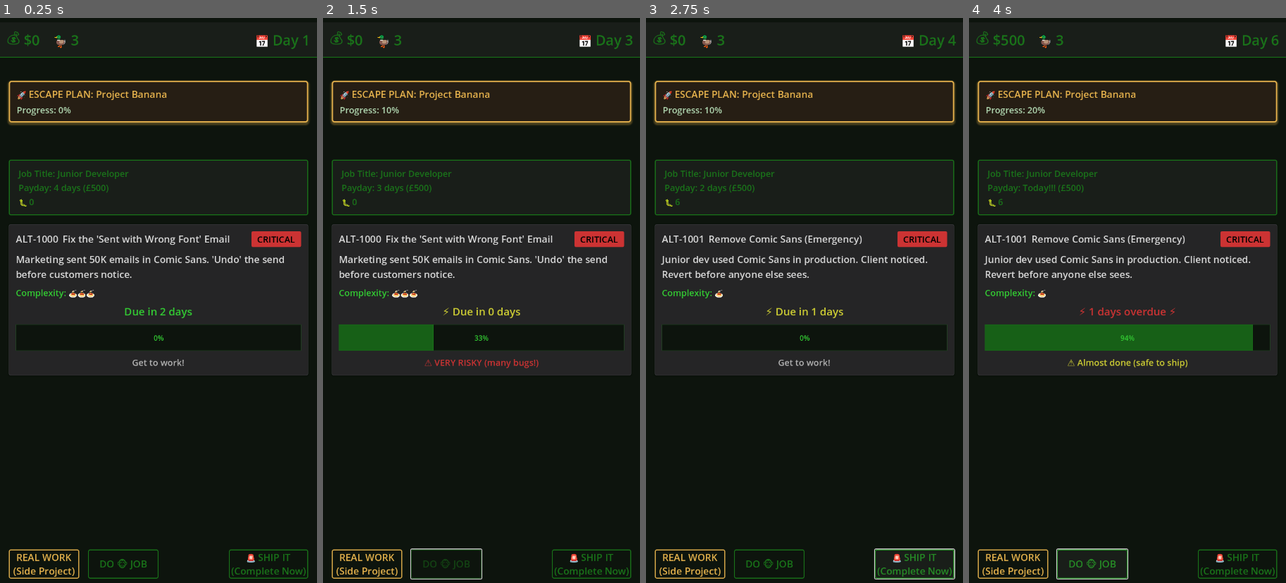
Above: before the commit, frames 1-4 (left to right).
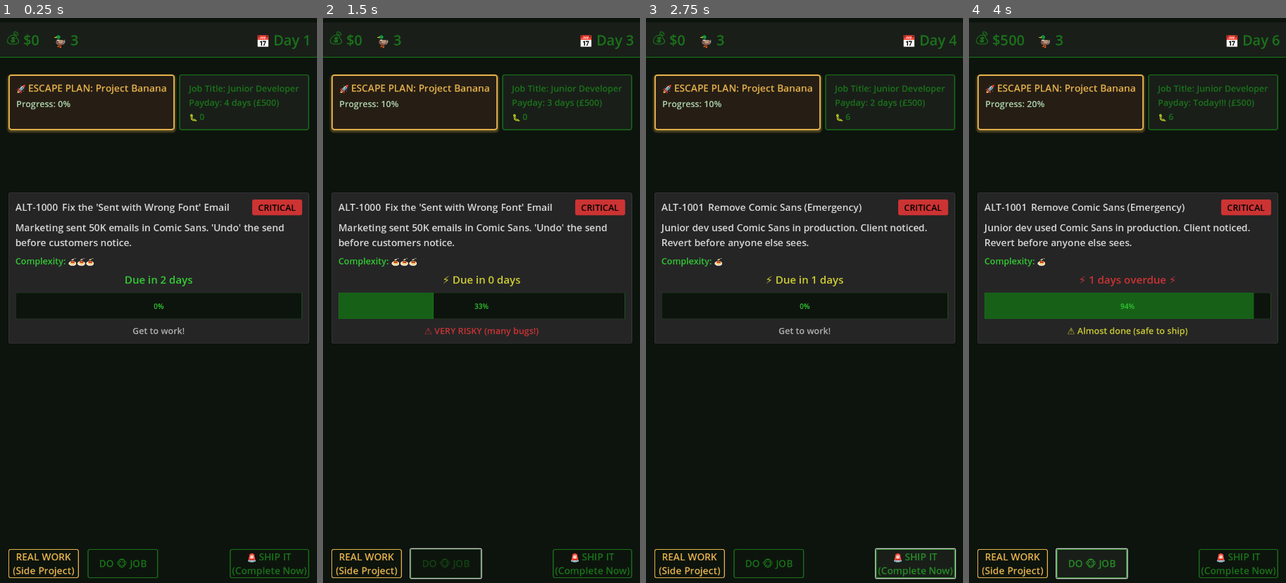
Above: after the commit, the same moments.

Repository: lmchoi/alt-f-this
Game: Godot game, scene res://scenes/game_ui.tscn
Same seed, same stepped clock (60 frames per second), same inputs: the game is played once before the commit and once after it.
Inputs:
- Up to frame 1 (0.25 s): no input
- Up to frame 2 (1.5 s): click "REAL WORK (Side Project)" at 0.5 s; click "DO 🐵 JOB" at 1.25 s
- Up to frame 3 (2.75 s): click "🚨 SHIP IT (Complete Now)" at 2 s
- Up to frame 4 (4 s): click "REAL WORK (Side Project)" at 2.75 s; click "DO 🐵 JOB" at 3.5 s

The runs differ from the first frame. In frame 1, 21% of the frame differs, in the area x 2-98%, y 2-100%; in frame 2, 22%; in frame 3, 22%; in frame 4, 23%.

Commit message:
Move job info to be side by side with the side project panel

Diff:
--- a/scenes/game_ui.tscn
+++ b/scenes/game_ui.tscn
@@ -25,6 +25,18 @@
 corner_radius_bottom_right = 4
 corner_radius_bottom_left = 4
 
+[sub_resource type="StyleBoxFlat" id="StyleBoxFlat_hustle_pressed"]
+bg_color = Color(0.9, 0.7, 0.3, 0.2)
+border_width_left = 2
+border_width_top = 2
+border_width_right = 2
+border_width_bottom = 2
+border_color = Color(1, 0.8, 0.4, 1)
+corner_radius_top_left = 4
+corner_radius_top_right = 4
+corner_radius_bottom_right = 4
+corner_radius_bottom_left = 4
+
 [sub_resource type="StyleBoxFlat" id="StyleBoxFlat_hustle_hover"]
 bg_color = Color(0.1, 0.12, 0.1, 1)
 border_width_left = 2
@@ -37,18 +49,6 @@
 corner_radius_bottom_right = 4
 corner_radius_bottom_left = 4
 
-[sub_resource type="StyleBoxFlat" id="StyleBoxFlat_hustle_pressed"]
-bg_color = Color(0.9, 0.7, 0.3, 0.2)
-border_width_left = 2
-border_width_top = 2
-border_width_right = 2
-border_width_bottom = 2
-border_color = Color(1, 0.8, 0.4, 1)
-corner_radius_top_left = 4
-corner_radius_top_right = 4
-corner_radius_bottom_right = 4
-corner_radius_bottom_left = 4
-
 [sub_resource type="StyleBoxFlat" id="StyleBoxFlat_hustle_disabled"]
 bg_color = Color(0.05, 0.08, 0.05, 0.5)
 border_width_left = 2
@@ -99,21 +99,22 @@
 size_flags_vertical = 3
 size_flags_stretch_ratio = 0.1
 
-[node name="BoxContainer" type="BoxContainer" parent="MainThemeContainer/VBoxContainer"]
-layout_mode = 2
-size_flags_vertical = 6
-size_flags_stretch_ratio = 0.4
-
-[node name="SideProjectMargin" type="MarginContainer" parent="MainThemeContainer/VBoxContainer/BoxContainer"]
+[node name="InfoMargin" type="MarginContainer" parent="MainThemeContainer/VBoxContainer"]
+layout_mode = 2
+theme_override_constants/margin_left = 20
+theme_override_constants/margin_right = 20
+
+[node name="InfoHBoxContainer" type="HBoxContainer" parent="MainThemeContainer/VBoxContainer/InfoMargin"]
+layout_mode = 2
+theme_override_constants/separation = 10
+
+[node name="SideProjectPanel" parent="MainThemeContainer/VBoxContainer/InfoMargin/InfoHBoxContainer" instance=ExtResource("4_sideproject")]
 layout_mode = 2
 size_flags_horizontal = 3
-theme_override_constants/margin_left = 20
-theme_override_constants/margin_top = 10
-theme_override_constants/margin_right = 20
-theme_override_constants/margin_bottom = 10
-
-[node name="SideProjectPanel" parent="MainThemeContainer/VBoxContainer/BoxContainer/SideProjectMargin" instance=ExtResource("4_sideproject")]
-layout_mode = 2
+
+[node name="JobInfo" parent="MainThemeContainer/VBoxContainer/InfoMargin/InfoHBoxContainer" instance=ExtResource("3_jobinfo")]
+layout_mode = 2
+size_flags_horizontal = 3
 
 [node name="JobMarginContainer" type="MarginContainer" parent="MainThemeContainer/VBoxContainer"]
 layout_mode = 2
@@ -124,20 +125,7 @@
 theme_override_constants/margin_right = 20
 theme_override_constants/margin_bottom = 10
 
-[node name="VBoxContainer" type="VBoxContainer" parent="MainThemeContainer/VBoxContainer/JobMarginContainer"]
-layout_mode = 2
-theme_override_constants/separation = 20
-
-[node name="JobInfoMargin" type="MarginContainer" parent="MainThemeContainer/VBoxContainer/JobMarginContainer/VBoxContainer"]
-layout_mode = 2
-
-[node name="JobInfo" parent="MainThemeContainer/VBoxContainer/JobMarginContainer/VBoxContainer/JobInfoMargin" instance=ExtResource("3_jobinfo")]
-layout_mode = 2
-
-[node name="TaskPanelMargin" type="MarginContainer" parent="MainThemeContainer/VBoxContainer/JobMarginContainer/VBoxContainer"]
-layout_mode = 2
-
-[node name="TaskPanel" parent="MainThemeContainer/VBoxContainer/JobMarginContainer/VBoxContainer/TaskPanelMargin" instance=ExtResource("3_taskpanel")]
+[node name="TaskPanel" parent="MainThemeContainer/VBoxContainer/JobMarginContainer" instance=ExtResource("3_taskpanel")]
 layout_mode = 2
 
 [node name="BottomSpacer" type="Control" parent="MainThemeContainer/VBoxContainer"]
@@ -163,12 +151,12 @@
 custom_minimum_size = Vector2(160, 0)
 layout_mode = 2
 theme_override_colors/font_color = Color(0.9, 0.7, 0.3, 1)
+theme_override_colors/font_pressed_color = Color(1, 0.85, 0.5, 1)
+theme_override_colors/font_hover_color = Color(1, 0.8, 0.4, 1)
 theme_override_colors/font_disabled_color = Color(0.9, 0.7, 0.3, 0.5)
-theme_override_colors/font_hover_color = Color(1, 0.8, 0.4, 1)
-theme_override_colors/font_pressed_color = Color(1, 0.85, 0.5, 1)
 theme_override_styles/normal = SubResource("StyleBoxFlat_hustle_normal")
+theme_override_styles/pressed = SubResource("StyleBoxFlat_hustle_pressed")
 theme_override_styles/hover = SubResource("StyleBoxFlat_hustle_hover")
-theme_override_styles/pressed = SubResource("StyleBoxFlat_hustle_pressed")
 theme_override_styles/disabled = SubResource("StyleBoxFlat_hustle_disabled")
 text = "REAL WORK
 (Side Project)"
@@ -204,10 +192,9 @@
 visible = false
 
 [node name="CompletionDialog" type="PopupPanel" parent="."]
+transparent_bg = false
 initial_position = 1
 size = Vector2i(400, 150)
-transparent_bg = false
-visible = false
 transparent = false
 theme = ExtResource("5_dialog_theme")
 script = ExtResource("7_completion")
Not shown: 1 places in scenes/game_ui.tscn that only renumber resources
